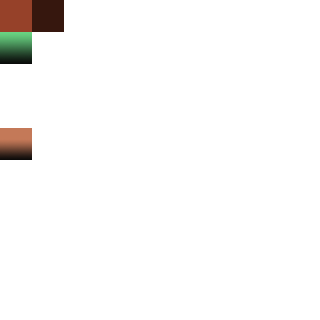
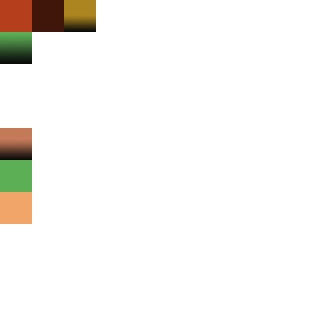
Revision of a layered 320 × 320 image; what changed, layer by layer:
added layer "Rectangle 9" above "Brightness/Contrast 1" over 0, 192, 32, 224
added layer "Rectangle 8" above "Rectangle 7" over 64, 0, 96, 32
added layer "Rectangle 7" above "Rectangle 3" over 0, 160, 32, 192
painted on "Rectangle 3" over 0, 32, 32, 63
